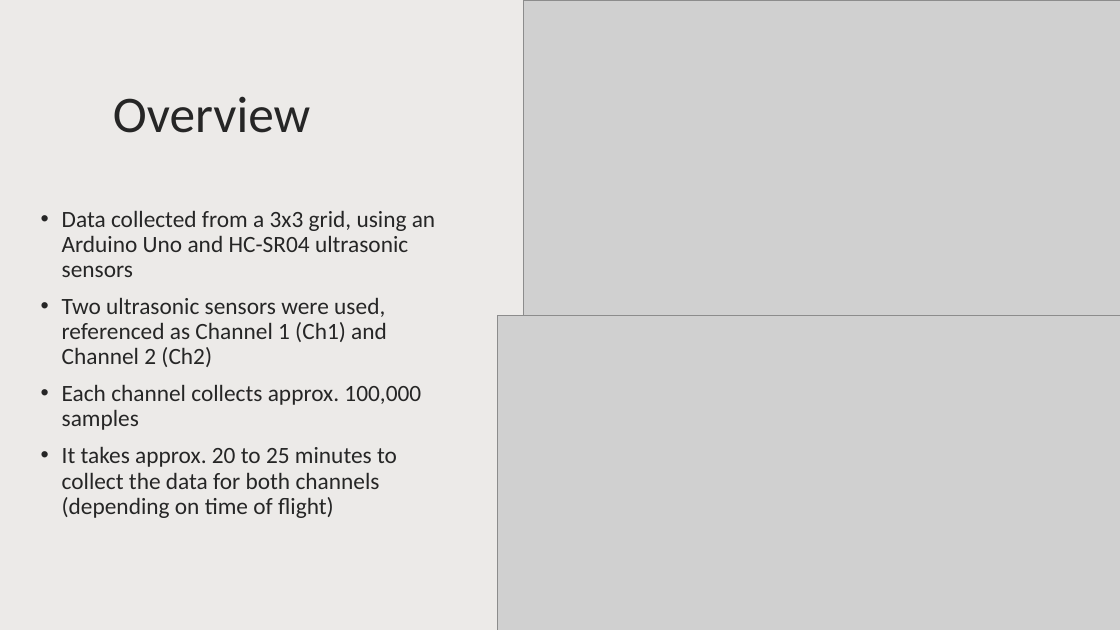
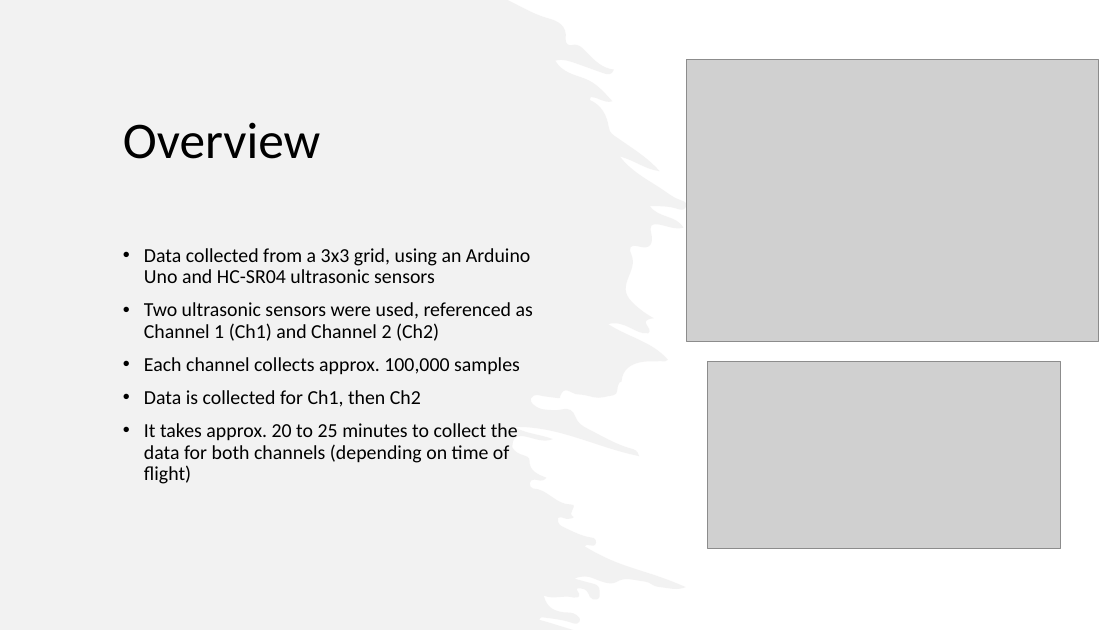
Before and after one commit to ofithcheallaigh/masters_project, a slide deck: slide 2 of Documentation/Presentations/Supervisor Meetings/update_130123.pptx. Drawn at 1120x630 pixels with LibreOffice and Linux fonts; fonts in the diff are those of the drawing; grey boxes stand for pictures. Boxes give left, top, right and bottom in pixels: in the first picture for what was removed or moved away, otherwise in the second. Text is boxed around its words. In the diff, an @@ line names an element or a change of style, - is before the commit and + after.

Commit message:
updating presentation with matlab plots of data

```diff
--- a/Documentation/Presentations/Supervisor Meetings/update_130123.pptx
+++ b/Documentation/Presentations/Supervisor Meetings/update_130123.pptx
@@ rectangle removed at [0,0,1120,630] @@
@@ freeform shape added at [0,0,686,630], fill #E7E6E6 at 50% opacity @@
@@ title "Overview": place and size @@
-title "Overview" at [113,96,310,133]
+title "Overview" at [123,122,320,159]
@@ title "Overview" at [123,122,320,159]: text colour #262626 to #000000 @@
@@ picture added at [686,59,1098,341] @@
@@ text "Data collected from a 3x3 ...": place and size @@
-text "Data collected from a 3x3 ..." at [62,210,435,518]
+text "Data collected from a 3x3 ..." at [144,248,533,484]
@@ text at [144,248,533,484]: size 20 to 17 pt, text colour #262626 to #000000 @@
@@ picture removed at [498,315,1120,630] @@
@@ picture: place and size @@
-picture at [524,0,1120,315]
+picture at [707,361,1061,548]
@@ text at [144,390,421,407]: paragraph added @@
+• Data is collected for Ch1, then Ch2
```
Also in this commit, not shown: 9 slides added.
